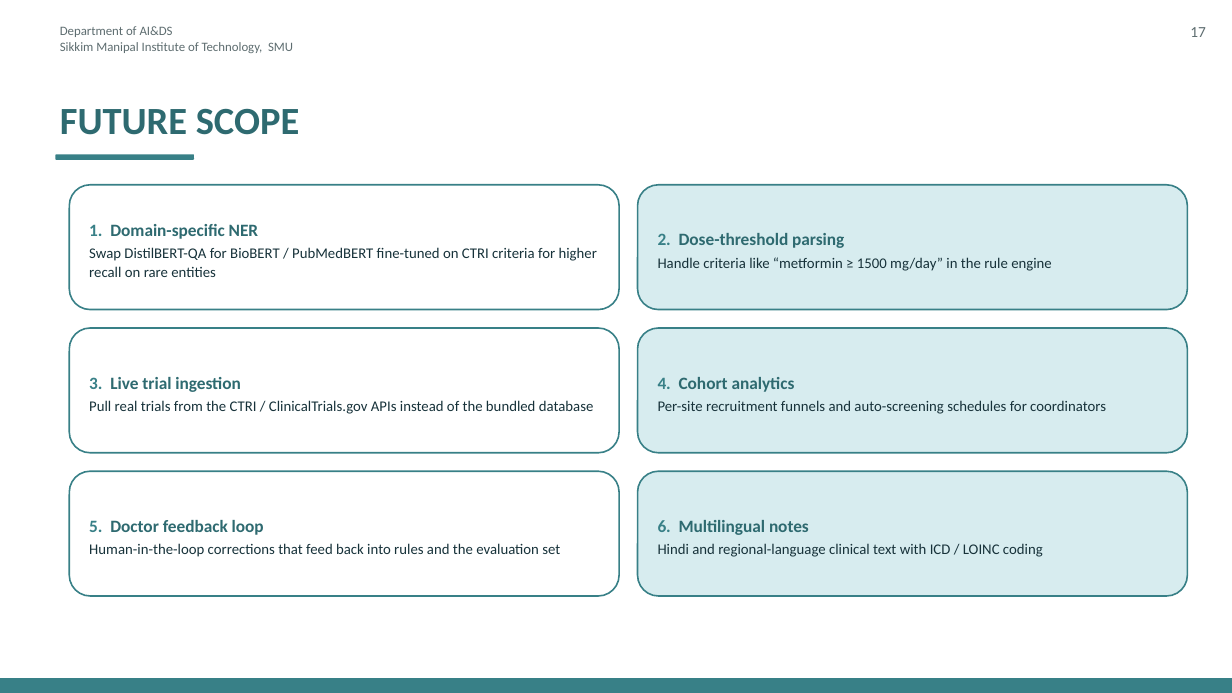
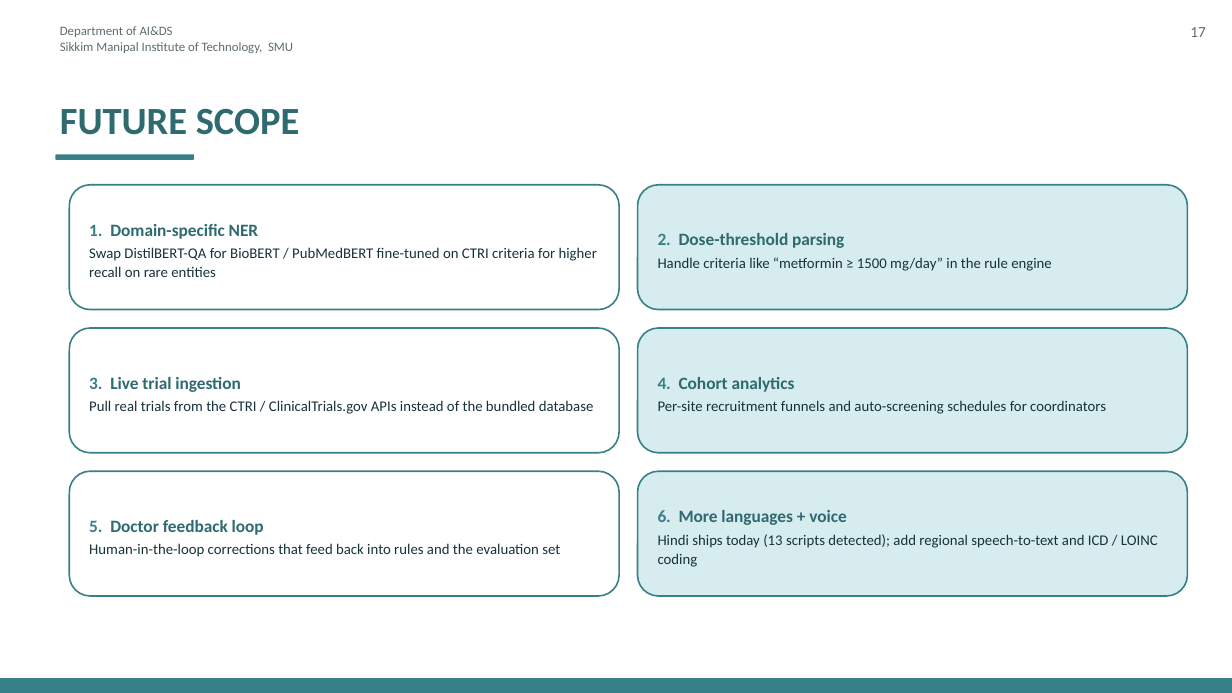
Before and after one commit to PragyaJ23/CTQ, a slide deck: slide 19 of CTQ_Presentation.pptx. Drawn at 1232x693 pixels with LibreOffice and Linux fonts; fonts in the diff are those of the drawing. Boxes give left, top, right and bottom in pixels: in the first picture for what was removed or moved away, otherwise in the second. Text is boxed around its words. In the diff, an @@ line names an element or a change of style, - is before the commit and + after.

```diff
--- a/CTQ_Presentation.pptx
+++ b/CTQ_Presentation.pptx
@@ text in rounded rectangle at [658,510,1158,567]: text changed @@
-6. Multilingual notes
-Hindi and regional-language clinical text with ICD / LOINC coding
+6. More languages + voice
+Hindi ships today (13 scripts detected); add regional speech-to-text and ICD / LOINC coding
```
Also in this commit, not shown: 9 other slides changed, 31 other files.
